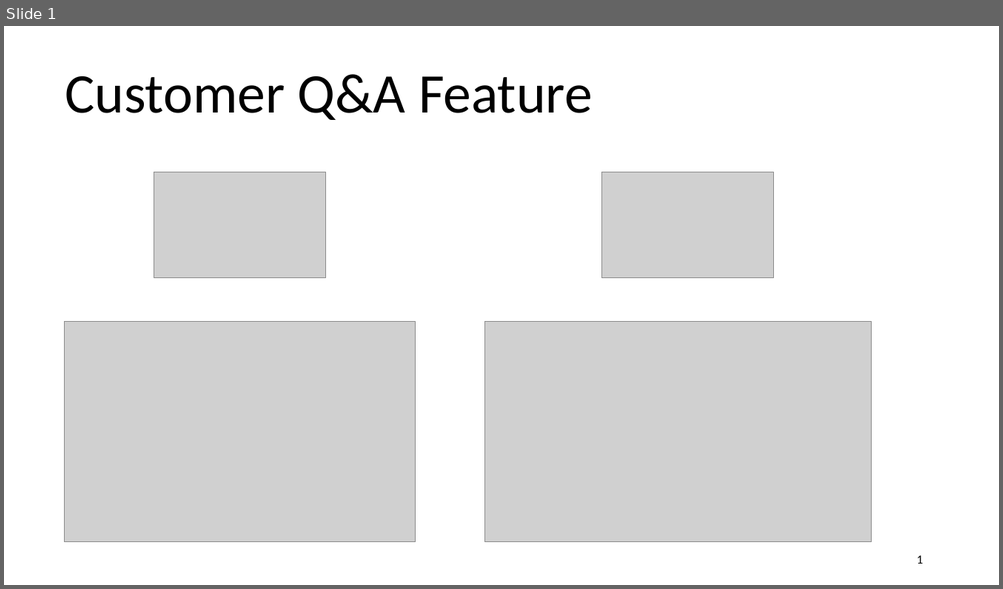
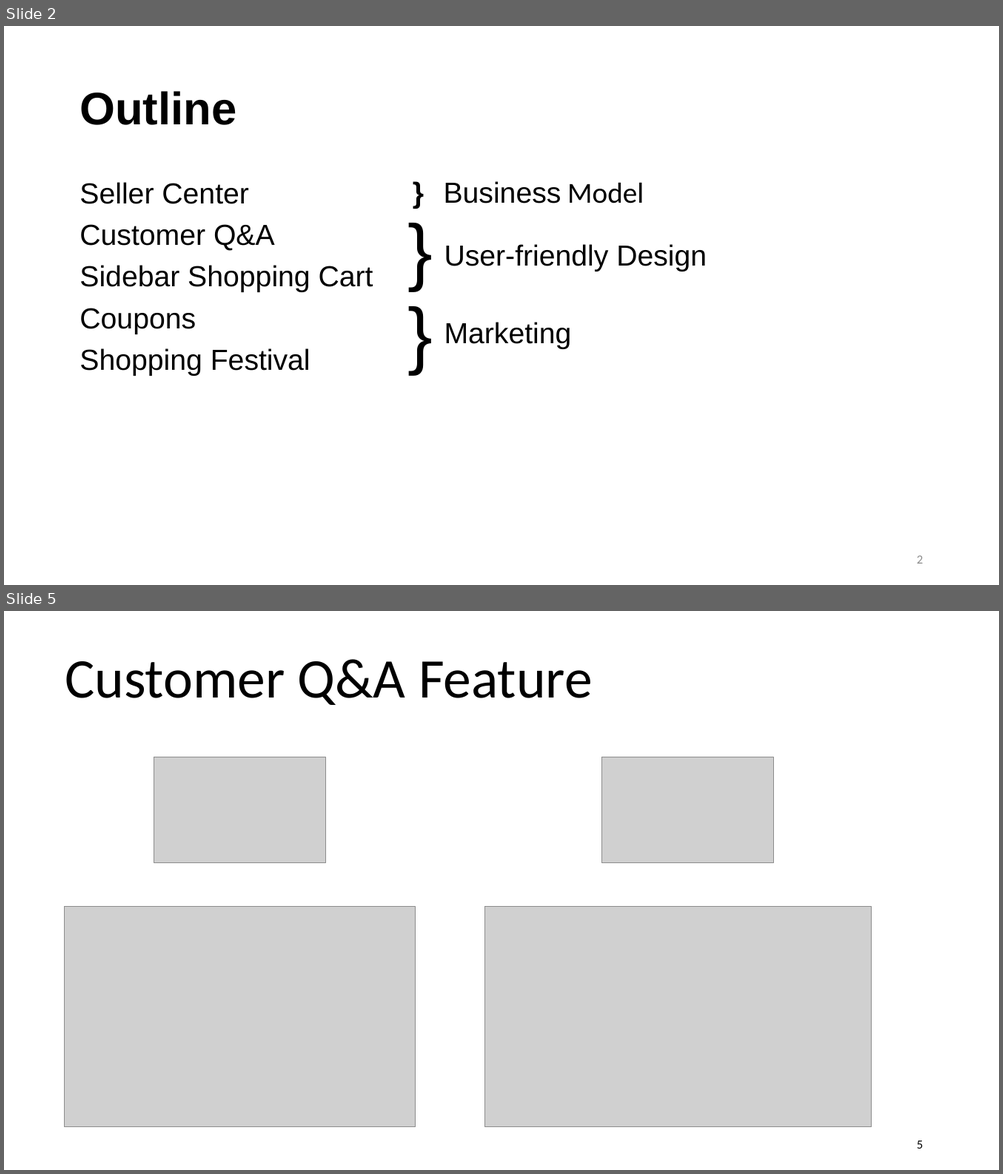
Before and after one commit to lrrong2020/Technical-Writing, a slide deck: Technical Writing.pptx. Shown one above the other, each under a label of ours: slide 1 before the commit, slides 2 and 5 after it; the slides between them are not shown. The pictures are 1003x589 and 1003x1174 pixels, drawn with LibreOffice and Linux fonts; fonts in the diff are those of the drawing; grey boxes stand for pictures. Boxes give left, top, right and bottom in pixels: in the first picture for what was removed or moved away, otherwise in the second. Text is boxed around its words. In the diff, an @@ line names an element or a change of style, - is before the commit and + after.

```diff
--- a/Technical Writing.pptx
+++ b/Technical Writing.pptx
@@ slide 2 added at box(4, 26, 999, 585), background #FFFFFF @@
@@ title added at box(79, 91, 236, 125), 44 pt, text #000000, bold @@
+Outline
@@ text added at box(79, 182, 373, 376), 28 pt, text #000000 @@
+Seller Center
+Customer Q&A
+Sidebar Shopping Cart
+Coupons
+Shopping Festival
@@ text added at box(400, 198, 447, 296), 72 pt, text #000000 @@
+}
@@ text added at box(444, 181, 643, 204), 28 pt, text #000000 @@
+} Business Model
@@ text added at box(444, 244, 706, 272), 28 pt, text #000000 @@
+User-friendly Design
@@ text added at box(400, 283, 447, 380), 72 pt, text #000000 @@
+}
@@ text added at box(444, 322, 572, 349), 28 pt, text #000000 @@
+Marketing
@@ page number added at box(916, 556, 922, 564), 12 pt, text #8C8C8C @@
+2
@@ what was slide 1 is now slide 5 @@
@@ page number at box(916, 1141, 922, 1149): text changed @@
-1
+5
```
Also in this commit, not shown: 2 slides changed, 3 other slides added.
